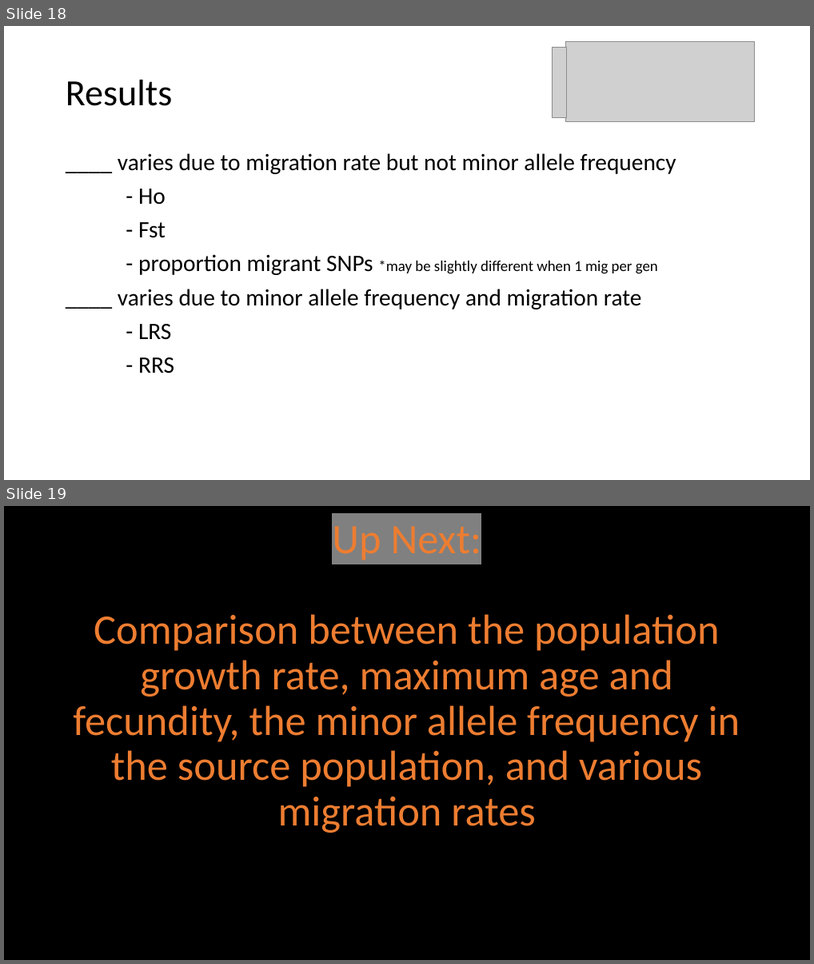
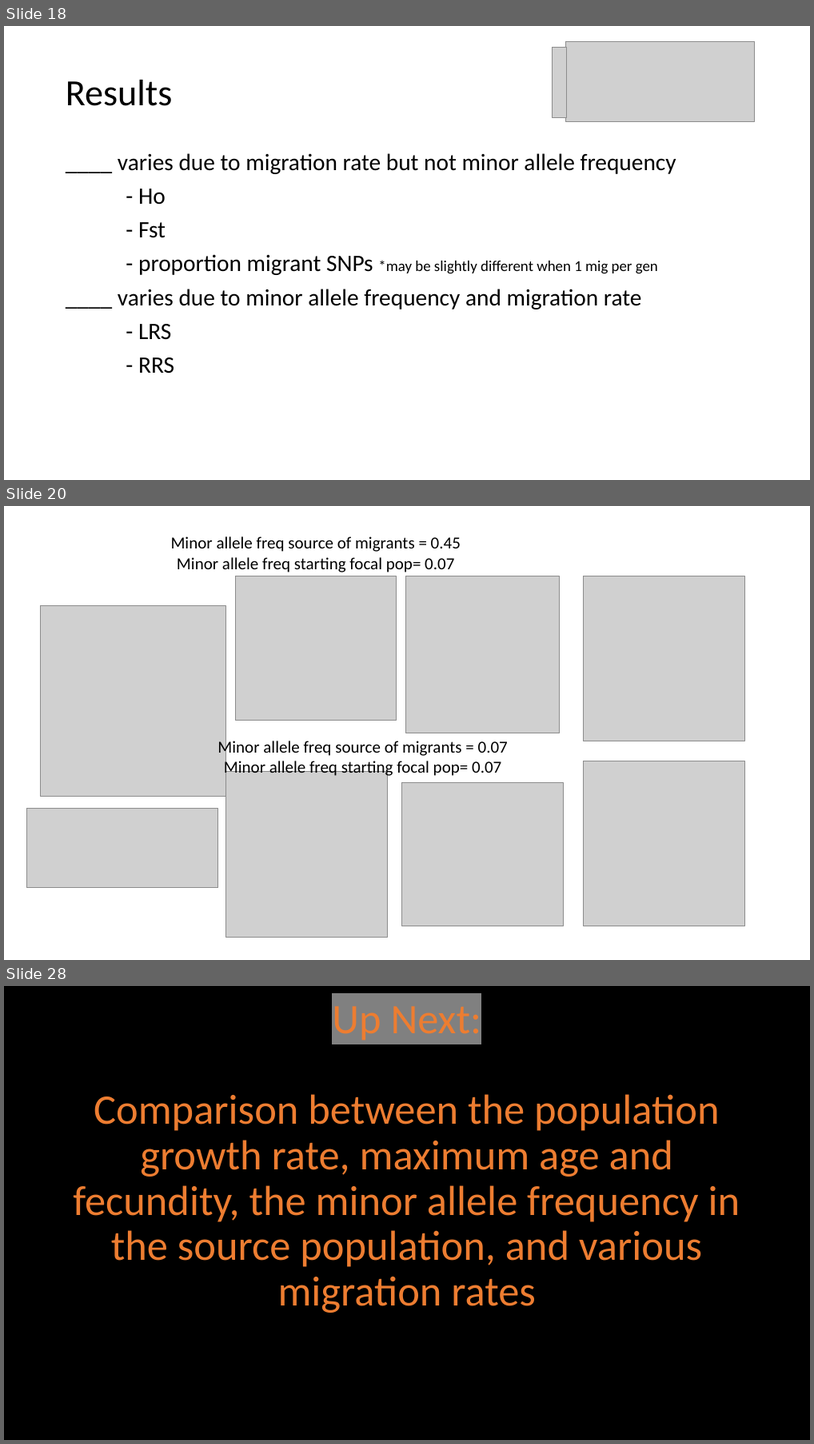
Before and after one commit to ginalamka/ComplexModel_ABM, a slide deck: Output_local/holding/figs/Figs_1.13.23.pptx. Shown one above the other, each under a label of ours: slides 18 and 19 before the commit, slides 18, 20 and 28 after it; the slides between them are not shown. The pictures are 814x964 and 814x1444 pixels, drawn with LibreOffice and Linux fonts; fonts in the diff are those of the drawing; grey boxes stand for pictures. Boxes give left, top, right and bottom in pixels: in the first picture for what was removed or moved away, otherwise in the second. Text is boxed around its words. In the diff, an @@ line names an element or a change of style, - is before the commit and + after.

```diff
--- a/Output_local/holding/figs/Figs_1.13.23.pptx
+++ b/Output_local/holding/figs/Figs_1.13.23.pptx
@@ slide 20 added at bbox=[4, 506, 810, 960], background #FFFFFF @@
@@ text added at bbox=[171, 536, 461, 572], 20 pt, text #000000 @@
+Minor allele freq source of migrants = 0.45
+Minor allele freq starting focal pop= 0.07
@@ picture added at bbox=[236, 576, 397, 720] @@
@@ picture added at bbox=[406, 576, 560, 733] @@
@@ picture added at bbox=[583, 576, 745, 741] @@
@@ picture added at bbox=[40, 606, 226, 796] @@
@@ text added at bbox=[218, 738, 508, 777], 20 pt, text #000000 @@
+Minor allele freq source of migrants = 0.07
+Minor allele freq starting focal pop= 0.07
@@ picture added at bbox=[583, 760, 745, 926] @@
@@ picture added at bbox=[226, 772, 387, 936] @@
@@ picture added at bbox=[402, 783, 563, 926] @@
@@ picture added at bbox=[26, 808, 218, 888] @@
@@ what was slide 19 is now slide 28 @@
```
Also in this commit, not shown: 2 slides changed, 8 other slides added, 16 other files.
